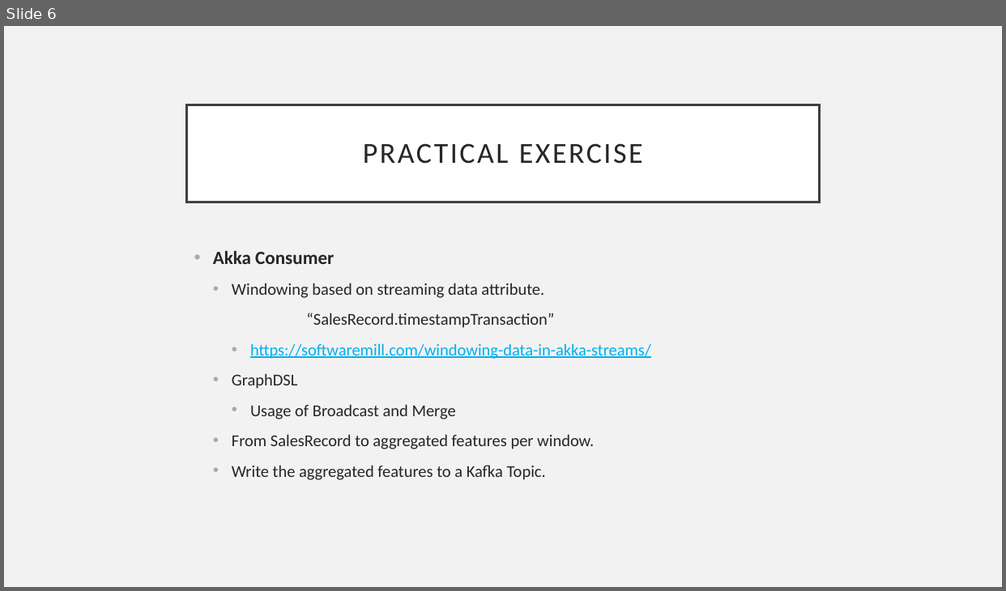
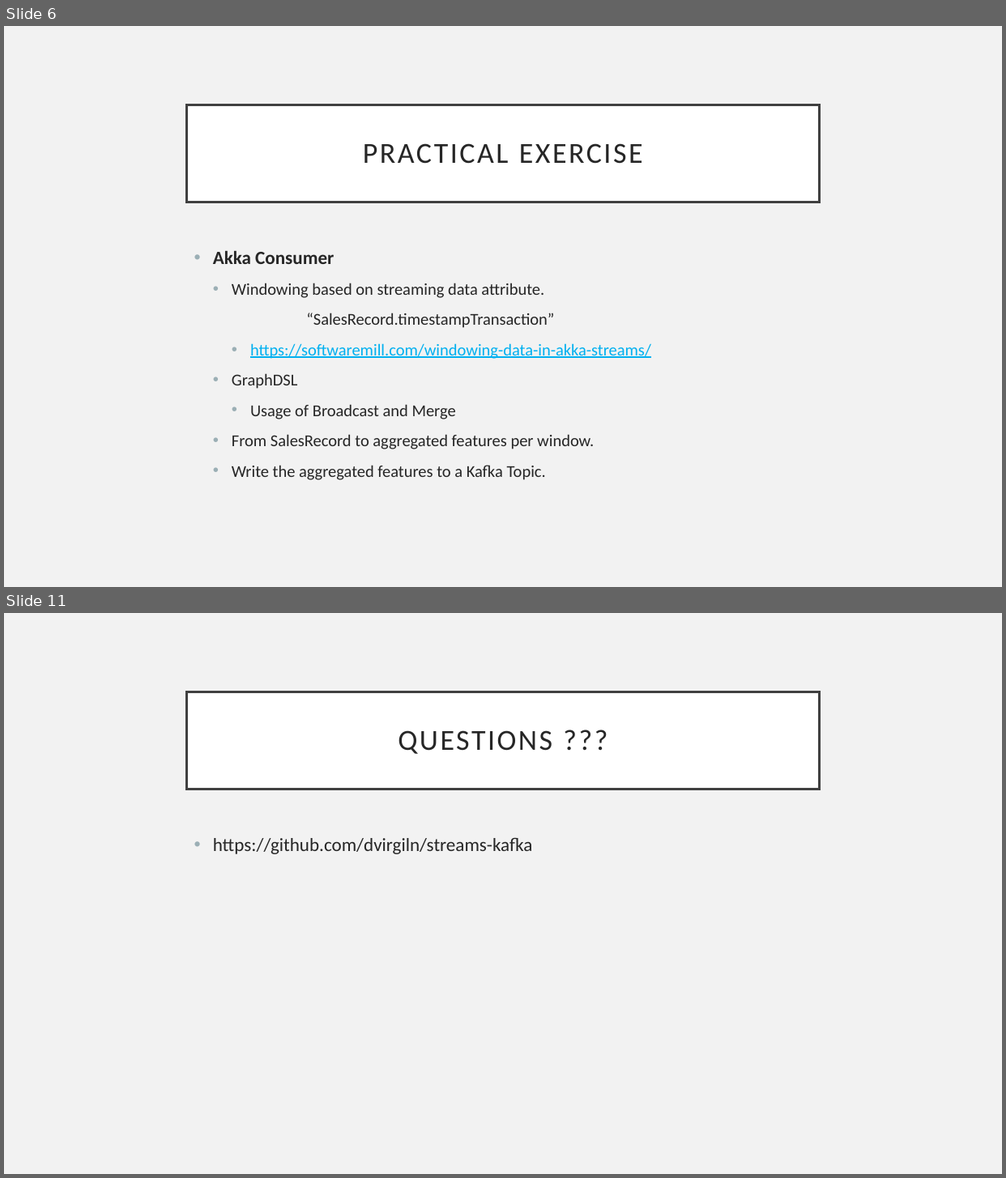
Before and after one commit to dvirgiln/streams-kafka, a slide deck: streams_meetup_presentation.pptx. Shown one above the other, each under a label of ours: slide 6 before the commit, slides 6 and 11 after it; the slides between them are not shown. The pictures are 1006x591 and 1006x1178 pixels, drawn with LibreOffice and Linux fonts; fonts in the diff are those of the drawing. Boxes give left, top, right and bottom in pixels: in the first picture for what was removed or moved away, otherwise in the second. Text is boxed around its words. In the diff, an @@ line names an element or a change of style, - is before the commit and + after.

```diff
--- a/streams_meetup_presentation.pptx
+++ b/streams_meetup_presentation.pptx
@@ slide 11 added at <box>4,613,1002,1174</box>, background #F2F2F2 @@
@@ title added at <box>187,692,819,789</box>, fill #FFFFFF, outline #404040 2.5 pt, 28 pt, text #262626 @@
+QUESTIONS ???
@@ text added at <box>213,837,533,854</box>, 18 pt, text #262626 @@
+• https://github.com/dvirgiln/streams-kafka
```
Also in this commit, not shown: 6 slides changed, 3 other files.
